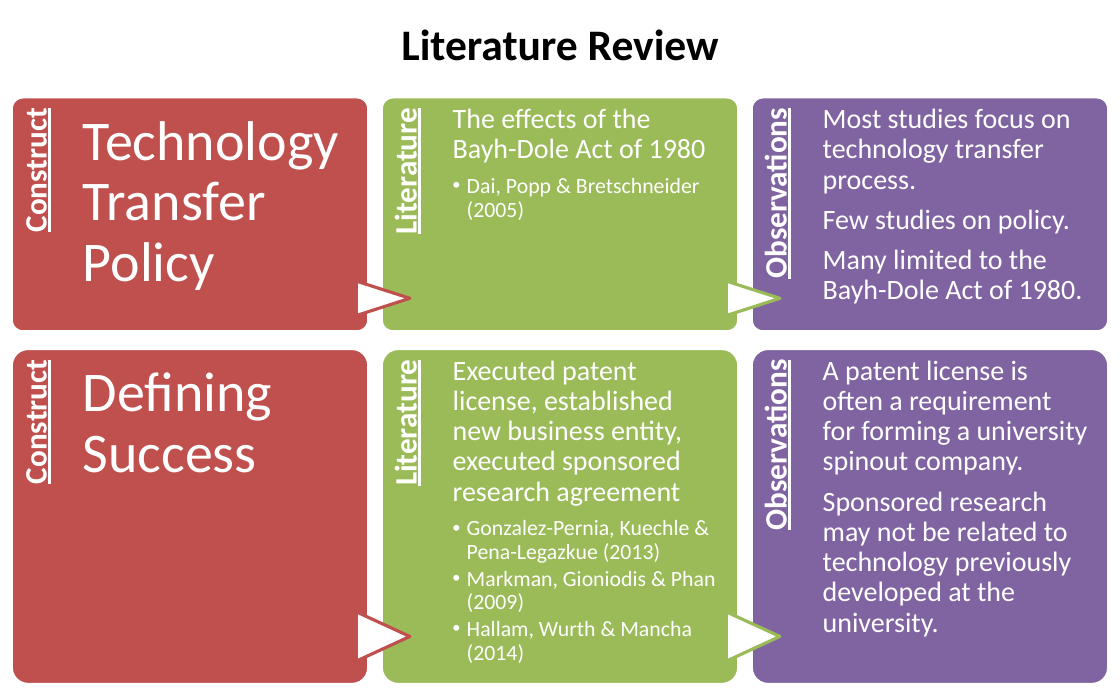
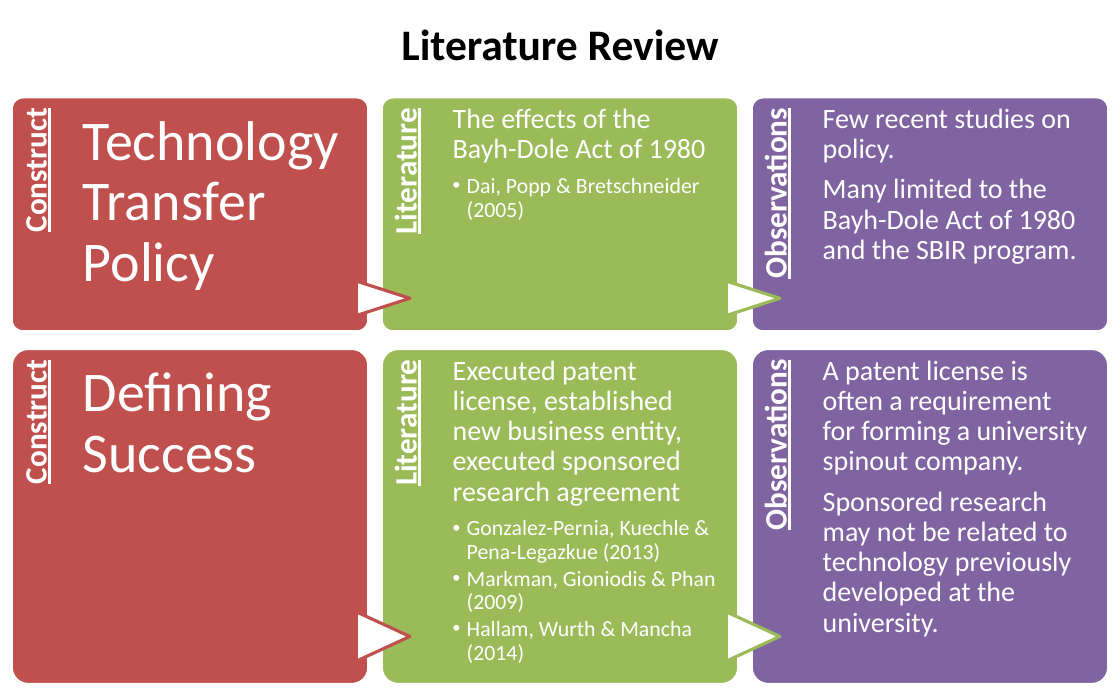
Before and after one commit to SLU-Courses-Townes/SOC5600, a slide deck: slide 10 of FinalProject/Presentation/Townes_SOC5600_FinalProject_Presentation.pptx. Drawn at 1120x700 pixels with LibreOffice and Linux fonts; fonts in the diff are those of the drawing. Boxes give left, top, right and bottom in pixels: in the first picture for what was removed or moved away, otherwise in the second. Text is boxed around its words. In the diff, an @@ line names an element or a change of style, - is before the commit and + after.

```diff
--- a/FinalProject/Presentation/Townes_SOC5600_FinalProject_Presentation.pptx
+++ b/FinalProject/Presentation/Townes_SOC5600_FinalProject_Presentation.pptx
@@ text at bbox=[823, 108, 1077, 264]: text changed @@
-Most studies focus on technology transfer process.
-Few studies on policy.
-Many limited to the Bayh-Dole Act of 1980.
+Few recent studies on policy.
+Many limited to the Bayh-Dole Act of 1980 and the SBIR program.
```
Also in this commit, not shown: 10 other slides changed.
